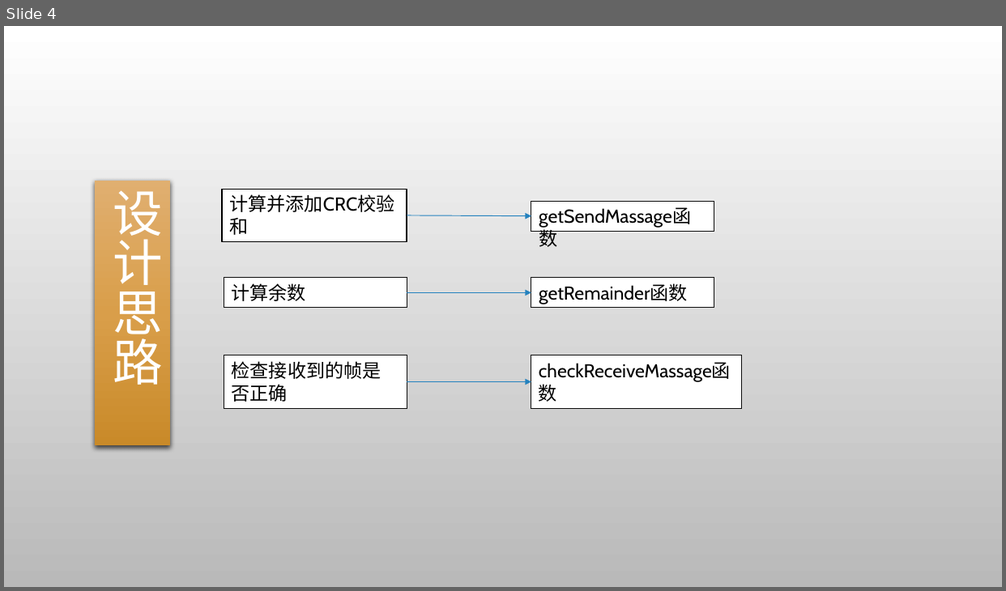
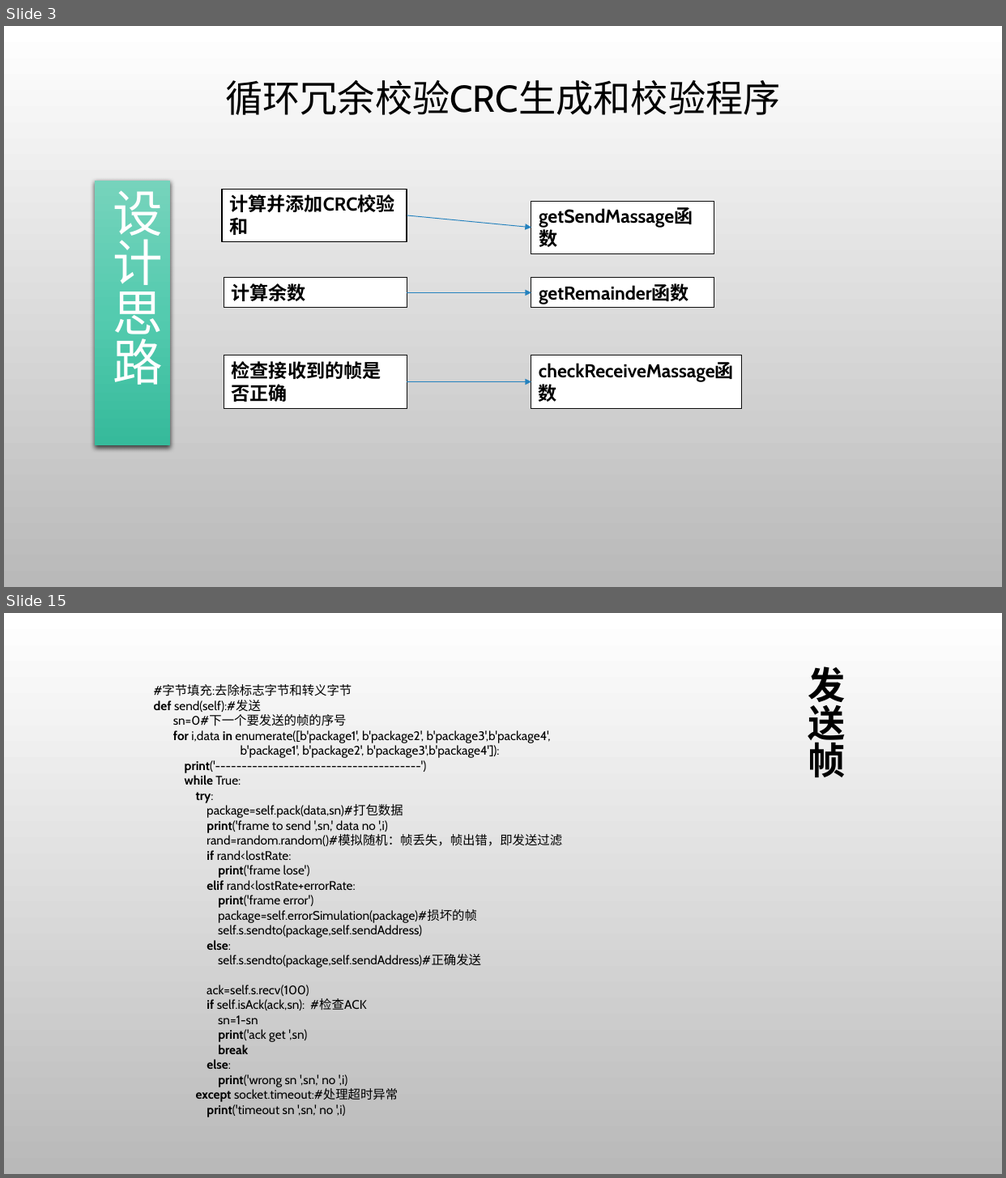
Before and after one commit to gcrth/computer_network, a slide deck: chapter3/ppt/ppt-chapter3.pptx. Shown one above the other, each under a label of ours: slide 4 before the commit, slides 3 and 15 after it; the slides between them are not shown. The pictures are 1006x591 and 1006x1178 pixels, drawn with LibreOffice and Linux fonts; fonts in the diff are those of the drawing; background and template pictures are left out. Boxes give left, top, right and bottom in pixels: in the first picture for what was removed or moved away, otherwise in the second. Text is boxed around its words. In the diff, an @@ line names an element or a change of style, - is before the commit and + after.

```diff
--- a/chapter3/ppt/ppt-chapter3.pptx
+++ b/chapter3/ppt/ppt-chapter3.pptx
@@ slide 15 added at (4, 613, 1002, 1174), background picture (left out) @@
@@ text added at (154, 684, 562, 1118), 12 pt, text #000000 @@
+#字节填充:去除标志字节和转义字节
+def send(self):#发送
+sn=0#下一个要发送的帧的序号
+for i,data in enumerate([b'package1', b'package2', b'package3',b'package4',
+b'package1', b'package2', b'package3',b'package4']):
+print('---------------------------------------')
+while True:
+try:
+package=self.pack(data,sn)#打包数据
+print('frame to send ',sn,' data no ',i)
+rand=random.random()#模拟随机：帧丢失，帧出错，即发送过滤
+if rand<lostRate:
+print('frame lose')
+elif rand<lostRate+errorRate:
+print('frame error')
+package=self.errorSimulation(package)#损坏的帧
+self.s.sendto(package,self.sendAddress)
+else:
+self.s.sendto(package,self.sendAddress)#正确发送
+ack=self.s.recv(100)
+if self.isAck(ack,sn): #检查ACK
+sn=1-sn
+print('ack get ',sn)
+break
+else:
+print('wrong sn ',sn,' no ',i)
+except socket.timeout:#处理超时异常
+print('timeout sn ',sn,' no ',i)
@@ title added at (808, 666, 846, 777), 36 pt, text #000000, bold @@
+发送帧
@@ what was slide 4 is now slide 3 @@
@@ slide 3 changed as well @@
@@ text added at (225, 80, 780, 115), 36 pt, text #000000 @@
+循环冗余校验CRC生成和校验程序
@@ rectangle "设计思路" at (95, 180, 170, 446): fill gradient #E0B071 to #DA9F4B to #C98A29 to gradient #77D4BC to #54CBAF to #36BA9C @@
@@ arrow moved from (407, 216) - (531, 216) to (407, 216) - (531, 228) @@
@@ bold on in 6 elements at (222, 189, 407, 242), (531, 278, 714, 308), (224, 278, 407, 308), (224, 356, 407, 408), (531, 356, 740, 408), (531, 201, 714, 254) @@
@@ rectangle "getSendMassage函数": place and size @@
-rectangle "getSendMassage函数" at (531, 201, 714, 231)
+rectangle "getSendMassage函数" at (531, 201, 714, 254)
```
Also in this commit, not shown: 1 other slide changed, 27 other slides added, 2 slides removed.
